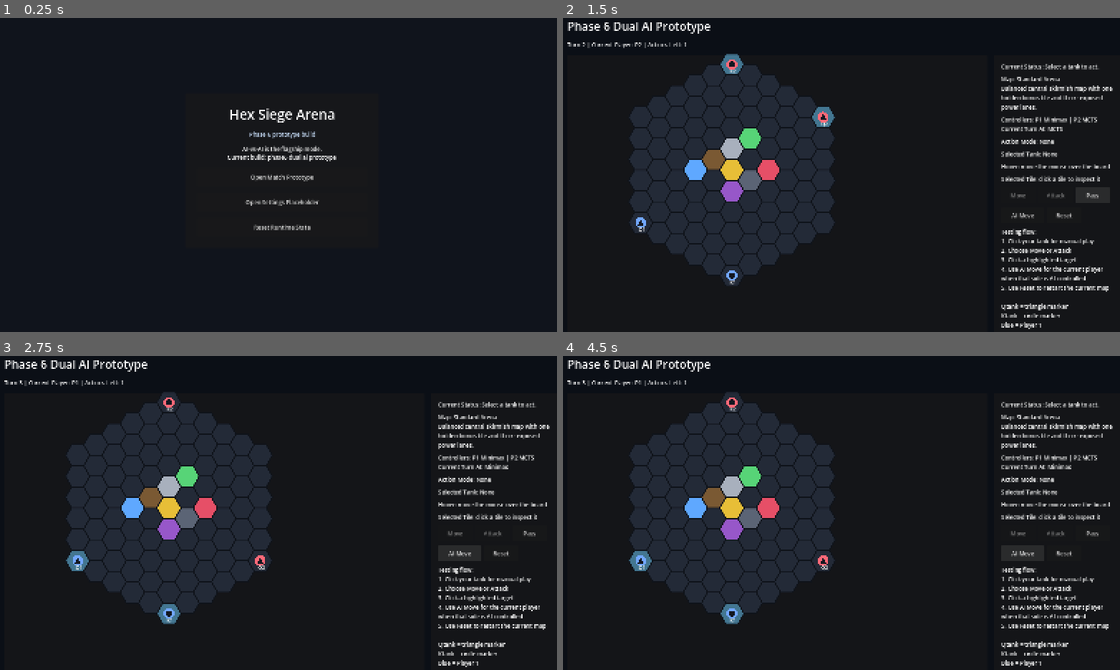
Above: before the commit, frames 1-4 (two rows, left to right).
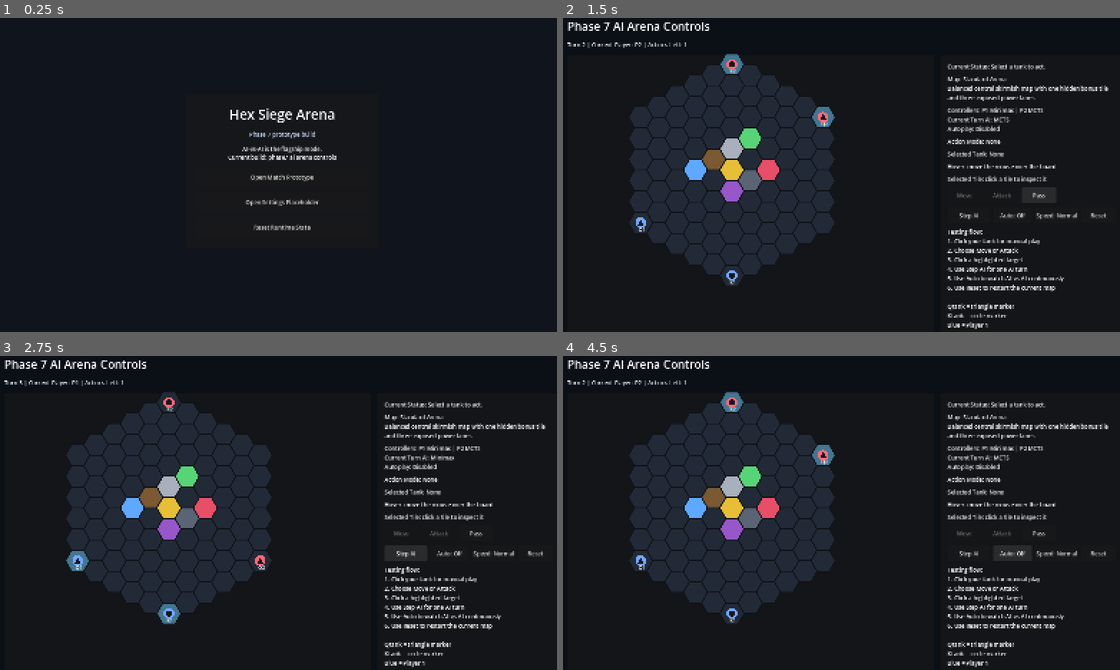
Above: after the commit, the same moments.

Repository: Arvi-Saleque/Hex-Siege-Arena
Game: Godot game, scene res://scenes/boot/boot.tscn
The game is run twice, just before and just after one commit, with the same random seed, the same clock (stepped at 60 frames per second) and the same inputs.
Inputs (mouse positions are in pixels of both pictures, inside the frame that each line leads up to):
- Up to frame 1 (0.25 s): no input
- Up to frame 2 (1.5 s): click "Open Match Prototype" at 0.5 s; click "Pass" at 1.25 s
- Up to frame 3 (2.75 s): click "AI Move" (after the commit: "Step AI") at 2 s
- Up to frame 4 (4.5 s): click "Reset" at 2.75 s; click (1014, 553) at 3.5 s, where only the run after the commit has a clickable "Auto: Off"; click (1014, 553) at 4.25 s, where only the run after the commit has a clickable "Auto: On"

The runs differ from the first frame. In frame 1, 0.2% of the frame differs, in the area x 40-61%, y 36-46%; in frame 2, 5.8%; in frame 3, 5.8%; in frame 4, 6.5%, in the area x 3-99%, y 1-100%.

Commit message:
phase7: add ai arena controls and turn history

Diff:
--- a/scripts/core/app_state.gd
+++ b/scripts/core/app_state.gd
@@ -4,8 +4,8 @@
 const DEFAULT_MENU_SCENE := "res://scenes/menu/main_menu.tscn"
 const DEFAULT_SETTINGS_SCENE := "res://scenes/settings/settings_root.tscn"
 
-var project_phase: int = 6
-var build_label: String = "phase6-dual-ai-prototype"
+var project_phase: int = 7
+var build_label: String = "phase7-ai-arena-controls"
 var current_match_config: MatchConfig = MatchConfig.new()
 var current_replay: ReplayRecord = ReplayRecord.new()
 var last_action_explanation: ActionExplanation = ActionExplanation.new()
--- a/scripts/ui/match_root.gd
+++ b/scripts/ui/match_root.gd
@@ -1,6 +1,8 @@
 extends Control
 
 const MENU_SCENE := "res://scenes/menu/main_menu.tscn"
+const AUTOPLAY_SPEED_LABELS := ["Slow", "Normal", "Fast"]
+const AUTOPLAY_SPEED_SECONDS := [0.9, 0.45, 0.15]
 
 var _game_state: GameState
 var _board_view: BoardDebugView
@@ -13,14 +15,22 @@
 var _map_label: Label
 var _ai_label: Label
 var _explanation_label: Label
+var _stats_label: Label
 var _event_log: RichTextLabel
 var _move_button: Button
 var _attack_button: Button
 var _pass_button: Button
 var _reset_button: Button
 var _ai_move_button: Button
+var _autoplay_button: Button
+var _speed_button: Button
+var _history_list: ItemList
+var _history_detail_label: Label
+var _autoplay_timer: Timer
 var _action_mode: String = ""
 var _selected_actor_id: String = ""
+var _autoplay_enabled: bool = false
+var _autoplay_speed_index: int = 1
 
 
 func _ready() -> void:
@@ -48,7 +58,7 @@
 	root_margin.add_child(layout)
 
 	var title = Label.new()
-	title.text = "Phase 6 Dual AI Prototype"
+	title.text = "Phase 7 AI Arena Controls"
 	title.add_theme_font_size_override("font_size", 32)
 	layout.add_child(title)
 
@@ -152,10 +162,22 @@
 	sidebar_layout.add_child(utility_row)
 
 	_ai_move_button = Button.new()
-	_ai_move_button.text = "AI Move"
+	_ai_move_button.text = "Step AI"
 	_ai_move_button.custom_minimum_size = Vector2(120, 44)
 	_ai_move_button.pressed.connect(_on_ai_move_pressed)
 	utility_row.add_child(_ai_move_button)
+
+	_autoplay_button = Button.new()
+	_autoplay_button.text = "Auto: Off"
+	_autoplay_button.custom_minimum_size = Vector2(108, 44)
+	_autoplay_button.pressed.connect(_on_autoplay_pressed)
+	utility_row.add_child(_autoplay_button)
+
+	_speed_button = Button.new()
+	_speed_button.text = "Speed: Normal"
+	_speed_button.custom_minimum_size = Vector2(118, 44)
+	_speed_button.pressed.connect(_on_speed_pressed)
+	utility_row.add_child(_speed_button)
 
 	_reset_button = Button.new()
 	_reset_button.text = "Reset"
@@ -164,13 +186,30 @@
 	utility_row.add_child(_reset_button)
 
 	var legend = Label.new()
-	legend.text = "Testing flow:\n1. Click your tank for manual play\n2. Choose Move or Attack\n3. Click a highlighted target\n4. Use AI Move for the current player when that side is AI-controlled\n5. Use Reset to restart the current map\n …(82 unchanged characters)…
+	legend.text = "Testing flow:\n1. Click your tank for manual play\n2. Choose Move or Attack\n3. Click a highlighted target\n4. Use Step AI for one AI turn\n5. Use Auto to watch AI-vs-AI continuously\n6. Use Reset to restart the current map\n …(82 unchanged characters)…
 	legend.autowrap_mode = TextServer.AUTOWRAP_WORD_SMART
 	sidebar_layout.add_child(legend)
 
 	_explanation_label = Label.new()
 	_explanation_label.autowrap_mode = TextServer.AUTOWRAP_WORD_SMART
 	sidebar_layout.add_child(_explanation_label)
+
+	_stats_label = Label.new()
+	_stats_label.autowrap_mode = TextServer.AUTOWRAP_WORD_SMART
+	sidebar_layout.add_child(_stats_label)
+
+	var history_title = Label.new()
+	history_title.text = "Turn History"
+	sidebar_layout.add_child(history_title)
+
+	_history_list = ItemList.new()
+	_history_list.custom_minimum_size = Vector2(0, 150)
+	_history_list.item_selected.connect(_on_history_item_selected)
+	sidebar_layout.add_child(_history_list)
+
+	_history_detail_label = Label.new()
+	_history_detail_label.autowrap_mode = TextServer.AUTOWRAP_WORD_SMART
+	sidebar_layout.add_child(_history_detail_label)
 
 	_event_log = RichTextLabel.new()
 	_event_log.custom_minimum_size = Vector2(0, 220)
@@ -184,6 +223,11 @@
 	back_button.custom_minimum_size = Vector2(220, 48)
 	back_button.pressed.connect(_on_back_pressed)
 	sidebar_layout.add_child(back_button)
+
+	_autoplay_timer = Timer.new()
+	_autoplay_timer.one_shot = true
+	_autoplay_timer.timeout.connect(_on_autoplay_timer_timeout)
+	add_child(_autoplay_timer)
 
 
 func _refresh_view() -> void:
@@ -195,9 +239,14 @@
 	_map_label.text = "Map: %s\n%s" % [_game_state.board.map_display_name, _game_state.board.map_description]
 	_ai_label.text = _ai_status_text()
 	_explanation_label.text = _explanation_text()
+	_stats_label.text = _stats_text()
+	_autoplay_button.text = "Auto: %s" % ("On" if _autoplay_enabled else "Off")
+	_speed_button.text = "Speed: %s" % AUTOPLAY_SPEED_LABELS[_autoplay_speed_index]
 
 	if _game_state.game_over:
 		_status_label.text = "Game Over: %s" % (_winner_label())
+	elif _autoplay_enabled:
+		_status_label.text = "Current Status: Autoplay running at %s speed." % AUTOPLAY_SPEED_LABELS[_autoplay_speed_index]
 	else:
 		_status_label.text = "Current Status: %s" % ("Select a tank to act." if _selected_actor_id == "" else "Choose an action for %s." % _actor_label(_selected_actor_id))
 
@@ -208,6 +257,7 @@
 	_board_view.set_selected_actor(_selected_actor_id)
 	_board_view.set_highlighted_cells(_build_highlight_map())
 	_refresh_event_log()
+	_refresh_history_panel()
 	_update_button_state()
 
 
@@ -277,12 +327,13 @@
 
 
 func _update_button_state() -> void:
-	var can_act: bool = not _game_state.game_over and _selected_actor_id != ""
+	var can_act: bool = not _game_state.game_over and not _autoplay_enabled and _selected_actor_id != ""
 	_move_button.disabled = not can_act
 	_attack_button.disabled = not can_act
-	_pass_button.disabled = _game_state.game_over
+	_pass_button.disabled = _game_state.game_over or _autoplay_enabled
 	_reset_button.disabled = false
-	_ai_move_button.disabled = _game_state.game_over or _current_player_controller_type() == GameTypes.ControllerType.HUMAN
+	_ai_move_button.disabled = _game_state.game_over or _autoplay_enabled or _current_player_controller_type() == GameTypes.ControllerType.HUMAN
+	_autoplay_button.disabled = _game_state.game_over or not _both_players_are_ai()
 
 
 func _on_board_cell_clicked(coord_key: String) -> void:
@@ -308,8 +359,8 @@
 func _try_execute_move(coord: HexCoord) -> void:
 	for target: HexCoord in _game_state.get_legal_move_targets(_selected_actor_id):
 		if target.equals(coord):
-			_game_state.apply_action(ActionData.new(GameTypes.ActionType.MOVE, _selected_actor_id, coord.clone()))
-			_after_action()
+			var action: ActionData = ActionData.new(GameTypes.ActionType.MOVE, _selected_actor_id, coord.clone())
+			_execute_action(action, "Human", _manual_explanation(action))
 			return
 
 
@@ -317,8 +368,7 @@
 	var action: ActionData = _game_state.build_attack_action(_selected_actor_id, coord)
 	if action == null:
 		return
-	_game_state.apply_action(action)
-	_after_action()
+	_execute_action(action, "Human", _manual_explanation(action))
 
 
 func _after_action() -> void:
@@ -345,18 +395,48 @@
 
 
 func _on_pass_pressed() -> void:
-	_game_state.apply_action(ActionData.new(GameTypes.ActionType.PASS))
-	_action_mode = ""
-	_selected_actor_id = ""
-	_refresh_view()
+	var action: ActionData = ActionData.new(GameTypes.ActionType.PASS)
+	_execute_action(action, "Human", _manual_explanation(action))
 
 
 func _on_reset_pressed() -> void:
+	_disable_autoplay()
 	_reset_match()
 	_refresh_view()
 
 
 func _on_ai_move_pressed() -> void:
+	_step_current_ai_turn()
+
+
+func _on_autoplay_pressed() -> void:
+	if _autoplay_enabled:
+		_disable_autoplay()
+	else:
+		_enable_autoplay()
+	_refresh_view()
+
+
+func _on_speed_pressed() -> void:
+	_autoplay_speed_index = (_autoplay_speed_index + 1) % AUTOPLAY_SPEED_LABELS.size()
+	if _autoplay_enabled:
+		_schedule_autoplay()
+	_refresh_view()
+
+
+func _on_autoplay_timer_timeout() -> void:
+	if not _autoplay_enabled or _game_state.game_over:
+		return
+	if _current_player_controller_type() == GameTypes.ControllerType.HUMAN:
+		_disable_autoplay()
+		_refresh_view()
+		return
+	_step_current_ai_turn()
+	if _autoplay_enabled and not _game_state.game_over:
+		_schedule_autoplay()
+
+
+func _step_current_ai_turn() -> void:
 	var controller_type: int = _current_player_controller_type()
 	if controller_type == GameTypes.ControllerType.HUMAN:
 		return
@@ -365,10 +445,7 @@
 	var result: Dictionary = _choose_ai_action(controller_type, config)
 	var action: ActionData = result.get("action", ActionData.new(GameTypes.ActionType.PASS))
 	var explanation: ActionExplanation = result.get("explanation", ActionExplanation.new())
-	AppState.last_action_explanation = explanation
-	EventBus.action_explanation_updated.emit(explanation)
-	_game_state.apply_action(action)
-	_after_action()
+	_execute_action(action, _controller_label(controller_type), explanation)
 
 
 func _reset_match() -> void:
@@ -376,6 +453,13 @@
 	_action_mode = ""
 	_selected_actor_id = ""
 	AppState.last_action_explanation = ActionExplanation.new()
+	AppState.current_replay.clear()
+	AppState.current_replay.metadata = {
+		"map_id": _game_state.board.map_id,
+		"map_name": _game_state.board.map_display_name,
+		"player_one_controller": _controller_label(AppState.current_match_config.player_one_ai.controller_type),
+		"player_two_controller": _controller_label(AppState.current_match_config.player_two_ai.controller_type),
+	}
 
 
 func _winner_label() -> String:
@@ -395,6 +479,7 @@
 
 
 func _on_back_pressed() -> void:
+	_disable_autoplay()
 	get_tree().change_scene_to_file(MENU_SCENE)
 
 
@@ -449,11 +534,131 @@
 			}
 
 
+func _execute_action(action: ActionData, source_label: String, explanation: ActionExplanation) -> void:
+	var acting_turn: int = _game_state.turn_count
+	var acting_player: int = _game_state.current_player
+	_game_state.apply_action(action)
+	if _game_state.game_over:
+		_disable_autoplay()
+	AppState.last_action_explanation = explanation
+	EventBus.action_explanation_updated.emit(explanation)
+	_record_turn_snapshot(acting_turn, acting_player, source_label, action, explanation)
+	_after_action()
+
+
+func _record_turn_snapshot(acting_turn: int, acting_player: int, source_label: String, action: ActionData, explanation: ActionExplanation) -> void:
+	var event_lines: Array[String] = []
+	for event_item: GameEvent in _game_state.last_events:
+		event_lines.append(_format_event(event_item))
+
+	var snapshot: Dictionary = {
+		"turn": acting_turn,
+		"player": acting_player,
+		"source": source_label,
+		"action_type": action.action_type,
+		"actor_id": action.actor_id,
+		"target": action.target_coord.key(),
+		"summary": explanation.summary if explanation.summary != "" else _manual_summary(action),
+		"score": explanation.score,
+		"metrics": explanation.metrics.duplicate(true),
+		"events": event_lines,
+		"state_hash": _game_state.get_state_hash(),
+	}
+	AppState.current_replay.add_turn(snapshot)
+
+
+func _refresh_history_panel() -> void:
+	if _history_list == null:
+		return
+
+	var selected_items: PackedInt32Array = _history_list.get_selected_items()
+	var previous_selected: int = selected_items[0] if selected_items.size() > 0 else -1
+	_history_list.clear()
+	for index in range(AppState.current_replay.turns.size()):
+		var turn_data: Dictionary = AppState.current_replay.turns[index]
+		var label: String = "T%d P%d %s" % [turn_data.get("turn", 0), turn_data.get("player", 0), turn_data.get("source", "Unknown")]
+		_history_list.add_item(label)
+
+	if AppState.current_replay.turns.is_empty():
+		_history_detail_label.text = "History Detail: no turns recorded yet."
+		return
+
+	var selected_index: int = previous_selected
+	if selected_index < 0 or selected_index >= AppState.current_replay.turns.size():
+		selected_index = AppState.current_replay.turns.size() - 1
+	_history_list.select(selected_index)
+	_history_detail_label.text = _history_detail_text(selected_index)
+
+
+func _on_history_item_selected(index: int) -> void:
+	_history_detail_label.text = _history_detail_text(index)
+
+
+func _history_detail_text(index: int) -> String:
+	if index < 0 or index >= AppState.current_replay.turns.size():
+		return "History Detail: no turn selected."
+
+	var turn_data: Dictionary = AppState.current_replay.turns[index]
+	var metrics: Dictionary = turn_data.get("metrics", {})
+	var event_lines: Array[String] = []
+	for event_line: Variant in turn_data.get("events", []):
+		event_lines.append(str(event_line))
+	var metrics_summary: String = "Score %.2f" % float(turn_data.get("score", 0.0))
+	if turn_data.get("source", "") == "Minimax":
+		metrics_summary += " | Depth %s | Nodes %s" % [metrics.get("depth_completed", 0), metrics.get("nodes_searched", 0)]
+	elif turn_data.get("source", "") == "MCTS":
+		metrics_summary += " | Iter %s | Rollouts %s" % [metrics.get("iterations", 0), metrics.get("rollouts", 0)]
+
+	var events_text: String = "\n".join(event_lines)
+	return "History Detail:\n%s\n%s\n%s" % [turn_data.get("summary", ""), metrics_summary, events_text]
+
+
+func _manual_explanation(action: ActionData) -> ActionExplanation:
+	return ActionExplanation.new(_actor_label(action.actor_id), _manual_summary(action), 0.0, {"source": "manual"})
+
+
+func _manual_summary(action: ActionData) -> String:
+	match action.action_type:
+		GameTypes.ActionType.MOVE:
+			return "Human moved %s to %s." % [_actor_label(action.actor_id), action.target_coord.key()]
+		GameTypes.ActionType.ATTACK:
+			return "Human attacked with %s." % _actor_label(action.actor_id)
+		GameTypes.ActionType.PASS:
+			return "Human passed the turn."
+		_:
+			return "Human action resolved."
+
+
+func _enable_autoplay() -> void:
+	if not _both_players_are_ai():
+		return
+	_autoplay_enabled = true
+	_schedule_autoplay()
+
+
+func _disable_autoplay() -> void:
+	_autoplay_enabled = false
+	if _autoplay_timer != null:
+		_autoplay_timer.stop()
+
+
+func _schedule_autoplay() -> void:
+	if _autoplay_timer == null:
+		return
+	_autoplay_timer.stop()
+	_autoplay_timer.wait_time = AUTOPLAY_SPEED_SECONDS[_autoplay_speed_index]
+	_autoplay_timer.start()
+
+
+func _both_players_are_ai() -> bool:
+	return AppState.current_match_config.player_one_ai.controller_type != GameTypes.ControllerType.HUMAN and AppState.current_match_config.player_two_ai.controller_type != GameTypes.ControllerType.HUMAN
+
+
 func _ai_status_text() -> String:
 	var p1_type: String = _controller_label(AppState.current_match_config.player_one_ai.controller_type)
 	var p2_type: String = _controller_label(AppState.current_match_config.player_two_ai.controller_type)
 	var current_type: String = _controller_label(_game_state.get_ai_config_for_player(_game_state.current_player).controller_type)
-	return "Controllers: P1 %s | P2 %s\nCurrent Turn AI: %s" % [p1_type, p2_type, current_type]
+	return "Controllers: P1 %s | P2 %s\nCurrent Turn AI: %s\nAutoplay: %s" % [p1_type, p2_type, current_type, "Enabled" if _autoplay_enabled else "Disabled"]
 
 
 func _explanation_text() -> String:
@@ -482,6 +687,21 @@
 		metrics.get("depth_completed", 0),
 		metrics.get("nodes_searched", 0),
 		metrics.get("elapsed_ms", 0.0),
+	]
+
+
+func _stats_text() -> String:
+	var total_turns: int = AppState.current_replay.turns.size()
+	if total_turns == 0:
+		return "Arena Stats: no recorded turns yet.\nUse Step AI or Auto to begin."
+
+	var latest: Dictionary = AppState.current_replay.turns[total_turns - 1]
+	return "Arena Stats: %d recorded turns\nLatest: T%d P%d via %s\nState Hash: %s" % [
+		total_turns,
+		latest.get("turn", 0),
+		latest.get("player", 0),
+		latest.get("source", "Unknown"),
+		latest.get("state_hash", ""),
 	]
 
 
Not shown, added: scripts/ai/mcts_ai.gd.uid
Not shown, changed: update.md
